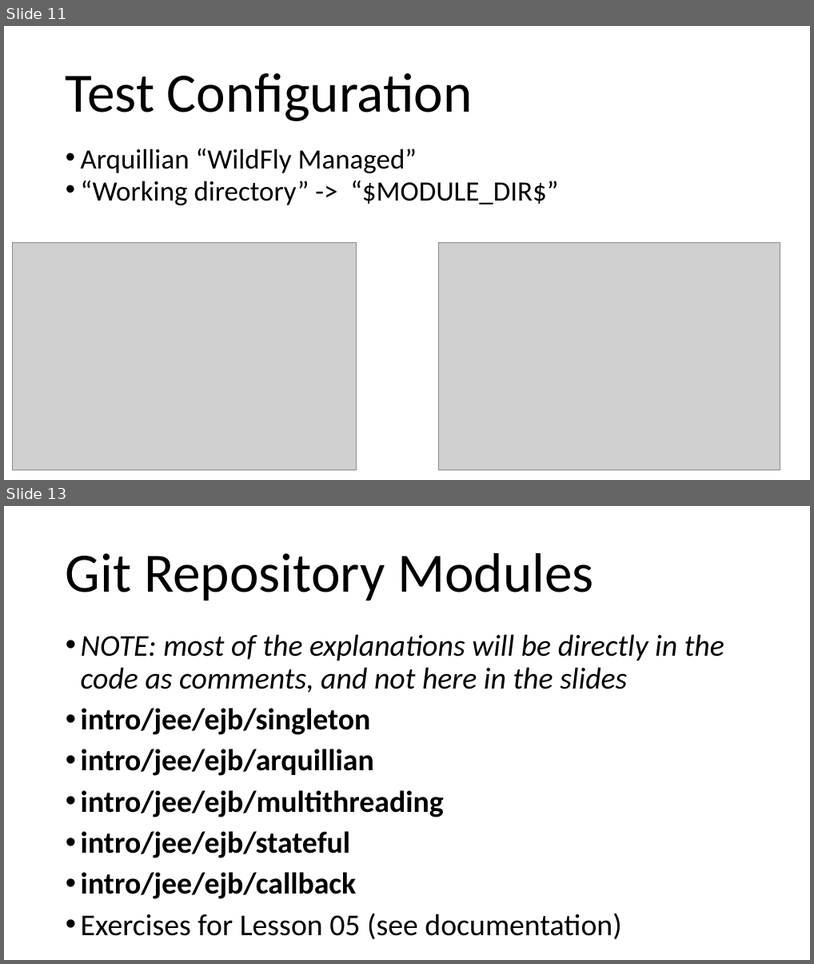
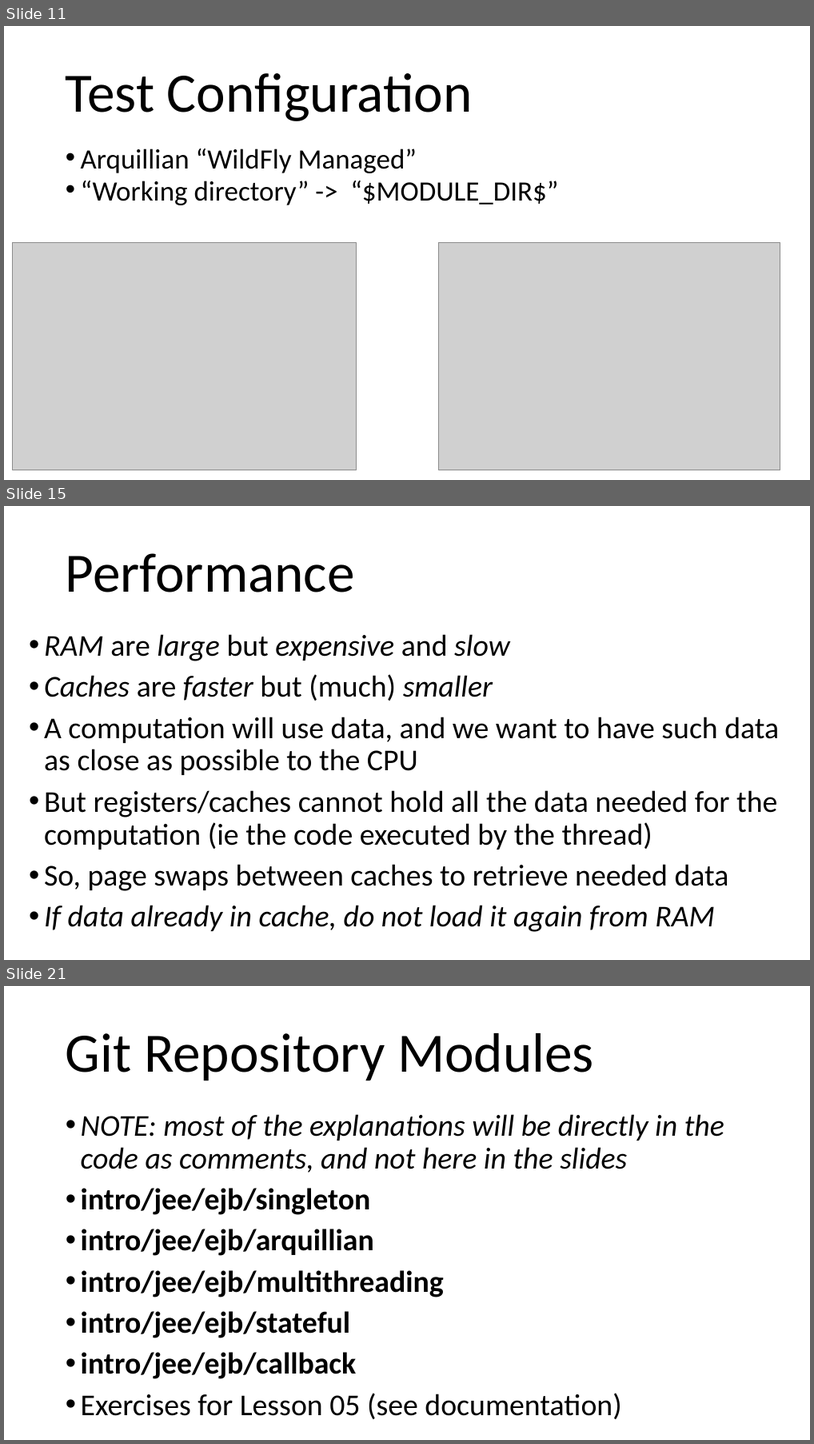
Before and after one commit to arcuri82/testing_security_development_enterprise_systems, a slide deck: doc/intro/slides/lesson_05_ejb.pptx. Shown one above the other, each under a label of ours: slides 11 and 13 before the commit, slides 11, 15 and 21 after it; the slides between them are not shown. The pictures are 814x964 and 814x1444 pixels, drawn with LibreOffice and Linux fonts; fonts in the diff are those of the drawing; grey boxes stand for pictures. Boxes give left, top, right and bottom in pixels: in the first picture for what was removed or moved away, otherwise in the second. Text is boxed around its words. In the diff, an @@ line names an element or a change of style, - is before the commit and + after.

Commit message:
more on multi-threading

```diff
--- a/doc/intro/slides/lesson_05_ejb.pptx
+++ b/doc/intro/slides/lesson_05_ejb.pptx
@@ slide 15 added at [4,506,810,960], background #FFFFFF @@
@@ title added at [66,553,355,592], 66 pt, text #000000 @@
+Performance
@@ text added at [44,634,779,932], 36 pt, text #000000 @@
+• RAM are large but expensive and slow
+• Caches are faster but (much) smaller
+• A computation will use data, and we want to have such data as close as possible to the CPU
+• But registers/caches cannot hold all the data needed for the computation (ie the code executed by the thread)
+• So, page swaps between caches to retrieve needed data
+• If data already in cache, do not load it again from RAM
@@ what was slide 13 is now slide 21 @@
```
Also in this commit, not shown: 1 slide changed, 7 other slides added, 7 other files.
